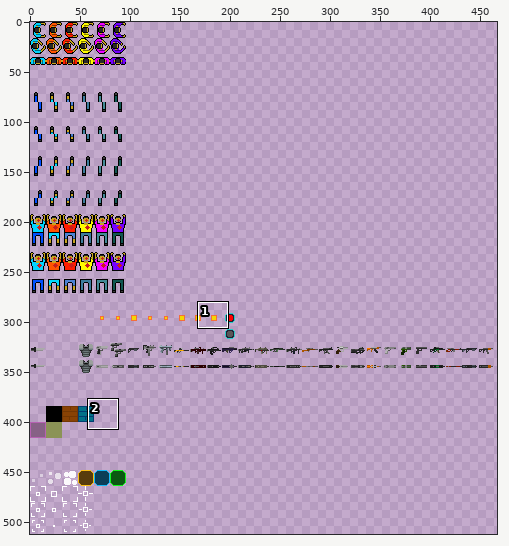
Sprite sheet: src/assets/imgs/bank.png. Above: a wide view before the commit, with the close-up outlined.
Close-up. Before:
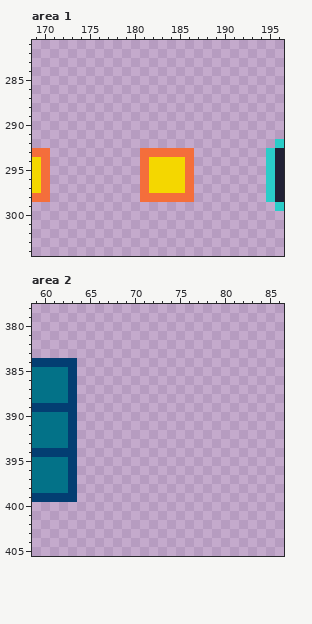
The file is 512x512 pixels. Colours within 5 levels of each other are drawn and written as one. Shown: area 1: x 169..196, y 281..304; area 2: x 59..86, y 378..405. The wide view leaves out empty margins.
The same view after the edit:
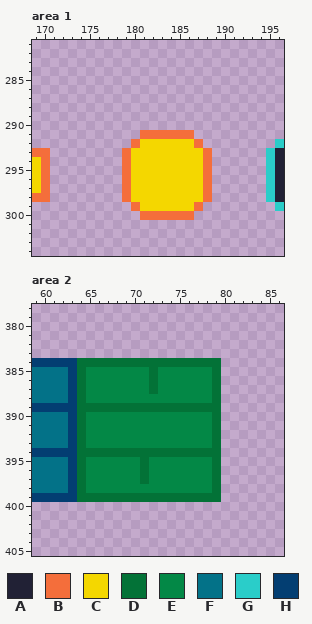
Palette (. is transparent): A #212135  B #f46e3b  C #f4d700  D #037237  E #038846  F #037288  G #2acdc9  H #033e72
The edit:
Area 1:
Colour B is added in row 291 at x 181 to 186; in row 292 at x 180 and 187; in rows 293 to 298 at x 179 and 188; in row 299 at x 180 and 187; in row 300 at x 181 to 186.
Colour C is added in row 292 at x 181 to 186; in rows 293 to 298 at x 180 and 187; in row 299 at x 181 to 186.
Colour C replaces colour B in row 293 at x 181 to 186; in rows 294 to 297 at x 181 and 186; in row 298 at x 181 to 186.
Area 2:
Colour D is added in row 384 at x 64 to 79; in rows 385 to 387 at x 64, 72 and 79; in row 388 at x 64 and 79; in row 389 at x 64 to 79; in rows 390 to 393 at x 64 and 79; in row 394 at x 64 to 79.
Colour D is added in rows 395 to 397 at x 64, 71 and 79; in row 398 at x 64 and 79; in row 399 at x 64 to 79.
Colour E is added in rows 385 to 387 at x 65 to 71 and 73 to 78; in row 388 at x 65 to 78; in rows 390 to 393 at x 65 to 78; in rows 395 to 397 at x 65 to 70 and 72 to 78; in row 398 at x 65 to 78.
Where, in picture pixels (left, top, right, bottom), the same in both close-ups:
changed: (122, 130, 212, 220)
added: (77, 358, 221, 502)
